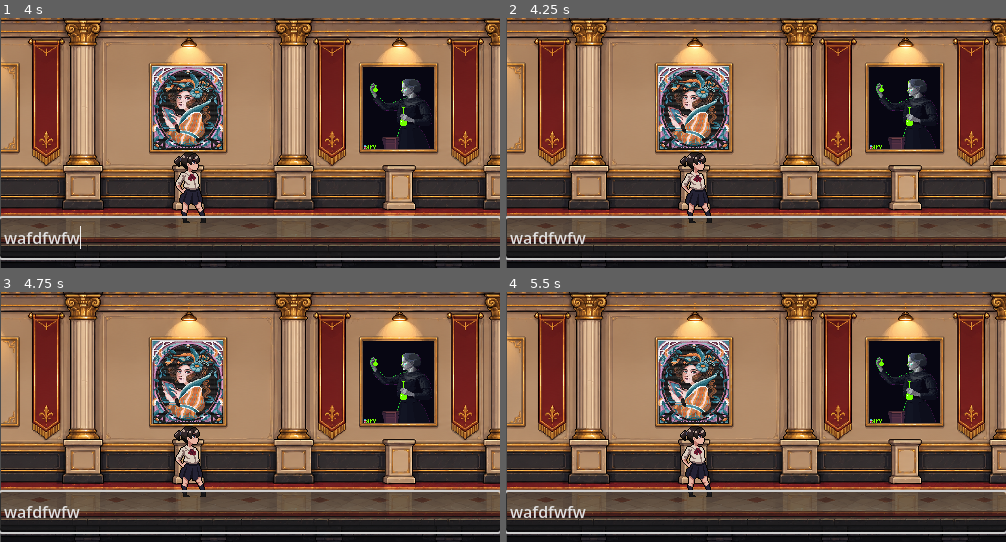
Above: before the commit, frames 1-4 (two rows, left to right).
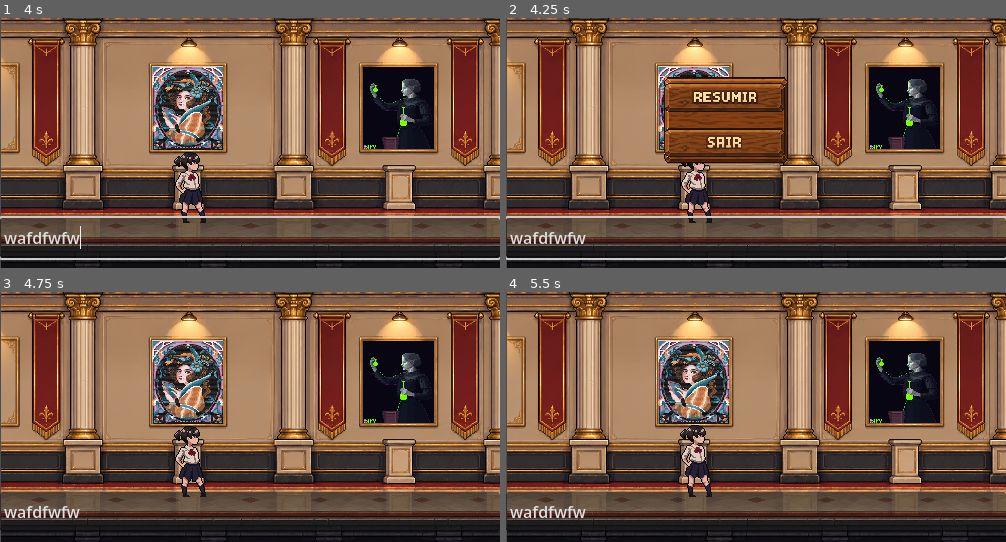
Above: after the commit, the same moments.

Repository: Angelogvr/Hackathon-SEDCITEC
Game: Godot game, scene res://cenas/Jogo.tscn
The game is run twice, just before and just after one commit, with the same random seed, the same clock (stepped at 60 frames per second) and the same inputs.
Inputs (mouse positions are in pixels of both pictures, inside the frame that each line leads up to):
- Up to frame 1 (4 s): tap Enter at 0.5 s; hold F (interact) 0.53-1.28 s; hold D (move_right) 0.53-2.03 s; tap W (move_up) at 0.77, 1.52, 3.02, 3.77 s; tap F (interact) at 1.35, 2.85 s; hold A (move_left) 2.03-2.78 s; hold F (interact) 2.03-2.78 s; hold D (move_right) from 2.78 s (still down); hold F (interact) from 3.53 s (still down)
- Up to frame 2 (4.25 s): keep holding D (move_right); keep holding F (interact); tap Escape (pause, bound only after the commit) at 4.15 s
- Up to frame 3 (4.75 s): release D (move_right) at 4.25 s; release F (interact) at 4.25 s; click (220, 372) at 4.27 s
- Up to frame 4 (5.5 s): hold A (move_left) from 5.03 s (still down); tap F (interact) at 5.1 s; tap W (move_up) at 5.27 s

Frame 1 is identical in both runs. In frame 2, 8.5% of the frame differs, in the area x 31-57%, y 23-76%; in frame 3, 1.6%; in frame 4, 1.9%.

Commit message:
esc botao

Diff:
--- a/cenas/Jogo.tscn
+++ b/cenas/Jogo.tscn
@@ -1,12 +1,31 @@
 [gd_scene format=3 uid="uid://bls2nwi65cm7k"]
 
-[ext_resource type="Texture2D" uid="uid://c57dio1l5cft7" path="res://Sprites/spr_cenario.png" id="1_ex3y1"]
-[ext_resource type="Texture2D" uid="uid://x31p0a6w5gh4" path="res://Sprites/lynn.jpeg" id="2_3cynk"]
+[ext_resource type="Texture2D" uid="uid://c57dio1l5cft7" path="res://sprites/spr_cenario.png" id="1_ex3y1"]
+[ext_resource type="Texture2D" uid="uid://x31p0a6w5gh4" path="res://sprites/lynn.jpeg" id="2_3cynk"]
 [ext_resource type="PackedScene" uid="uid://uvmflm2scmx3" path="res://entidades/mulher.tscn" id="2_ex3y1"]
-[ext_resource type="Texture2D" uid="uid://cyixhwua3041a" path="res://Sprites/marieu.png" id="3_3cynk"]
-[ext_resource type="Texture2D" uid="uid://dpap03umrqtj2" path="res://Sprites/ada.png" id="4_4budo"]
+[ext_resource type="Texture2D" uid="uid://cyixhwua3041a" path="res://sprites/marieu.png" id="3_3cynk"]
+[ext_resource type="Texture2D" uid="uid://dpap03umrqtj2" path="res://sprites/ada.png" id="4_4budo"]
 [ext_resource type="PackedScene" uid="uid://c6e8gefihjl6w" path="res://entidades/camera.tscn" id="5_3cynk"]
 [ext_resource type="PackedScene" uid="uid://kpyrhnjd2dmb" path="res://entidades/player.tscn" id="5_thifo"]
+[ext_resource type="PackedScene" uid="uid://c75cuatlea35f" path="res://entidades/pause_menu.tscn" id="9_2yyff"]
+
+[sub_resource type="GDScript" id="GDScript_0b3n2"]
+script/source = "extends Node2D
+@onready var pause_menu: Control = $CanvasLayer/pause_menu
+
+
+# Called when the node enters the scene tree for the first time.
+func _ready() -> void:
+	pause_menu.hide()
+
+
+# Called every frame. 'delta' is the elapsed time since the previous frame.
+#func _process(delta: float) -> void:
+	#if Input.is_action_just_pressed(\"pause\"):
+		#print(\"oi22\")
+		#get_tree().paused = true
+		#pause_menu.show()
+"
 
 [sub_resource type="RectangleShape2D" id="RectangleShape2D_0e48y"]
 size = Vector2(1005.5, 67.5)
@@ -16,6 +35,8 @@
 b = Vector2(123, -25)
 
 [node name="Game" type="Node2D" unique_id=1184867715]
+process_mode = 1
+script = SubResource("GDScript_0b3n2")
 
 [node name="Background" type="Node2D" parent="." unique_id=1181801678]
 
@@ -82,3 +103,12 @@
 
 [node name="Camera" parent="." unique_id=1173946392 instance=ExtResource("5_3cynk")]
 position = Vector2(248, 124)
+
+[node name="CanvasLayer" type="CanvasLayer" parent="." unique_id=1649622255]
+
+[node name="pause_menu" parent="CanvasLayer" unique_id=1377178930 instance=ExtResource("9_2yyff")]
+process_mode = 3
+offset_left = 151.0
+offset_top = 57.0
+offset_right = 151.0
+offset_bottom = 57.0
--- a/entidades/camera.tscn
+++ b/entidades/camera.tscn
@@ -3,6 +3,7 @@
 [ext_resource type="Script" uid="uid://ba2wyix5mirdd" path="res://scripts/camera.gd" id="1_6p5s1"]
 
 [node name="Camera" type="Camera2D" unique_id=1173946392]
+process_mode = 3
 limit_left = 0
 limit_right = 998
 limit_bottom = 200
--- /dev/null
+++ b/entidades/pause_menu.tscn
@@ -0,0 +1,45 @@
+[gd_scene format=3 uid="uid://c75cuatlea35f"]
+
+[ext_resource type="Script" uid="uid://dxgmjb5p3aj74" path="res://scripts/pause_menu.gd" id="1_i0ga5"]
+[ext_resource type="Texture2D" uid="uid://b62lrqu1oitdk" path="res://sprites/Buttons/container_pixel_art_fundo_transparente.png" id="2_gy246"]
+[ext_resource type="Texture2D" uid="uid://ca6lyejg7jqma" path="res://sprites/Buttons/RESUMIR_normal_transparente.png" id="2_lbo4h"]
+[ext_resource type="Texture2D" uid="uid://bnvsj5k0anp16" path="res://sprites/Buttons/RESUMIR_hover_transparente.png" id="3_gy246"]
+[ext_resource type="Texture2D" uid="uid://dmmho7loropep" path="res://sprites/Buttons/SAIR_normal_transparente.png" id="4_fxc1p"]
+[ext_resource type="Texture2D" uid="uid://c1oo1o6a0vj80" path="res://sprites/Buttons/SAIR_hover_transparente.png" id="5_4mfpr"]
+
+[node name="pause_menu" type="Control" unique_id=1377178930]
+process_mode = 2
+layout_mode = 3
+anchors_preset = 15
+anchor_right = 1.0
+anchor_bottom = 1.0
+grow_horizontal = 2
+grow_vertical = 2
+script = ExtResource("1_i0ga5")
+
+[node name="ContainerPixelArtFundoTransparente" type="Sprite2D" parent="." unique_id=1372010142]
+position = Vector2(69, 46)
+scale = Vector2(0.09185083, 0.102009594)
+texture = ExtResource("2_gy246")
+
+[node name="MarginContainer" type="MarginContainer" parent="." unique_id=1303441563]
+layout_mode = 0
+offset_right = 40.0
+offset_bottom = 40.0
+scale = Vector2(0.062244207, 0.062244207)
+
+[node name="VBoxContainer" type="VBoxContainer" parent="MarginContainer" unique_id=100617973]
+layout_mode = 2
+
+[node name="Resume" type="TextureButton" parent="MarginContainer/VBoxContainer" unique_id=1000451137]
+layout_mode = 2
+texture_normal = ExtResource("2_lbo4h")
+texture_hover = ExtResource("3_gy246")
+
+[node name="Quit" type="TextureButton" parent="MarginContainer/VBoxContainer" unique_id=2014305271]
+layout_mode = 2
+texture_normal = ExtResource("4_fxc1p")
+texture_hover = ExtResource("5_4mfpr")
+
+[connection signal="pressed" from="MarginContainer/VBoxContainer/Resume" to="." method="_on_resume_pressed"]
+[connection signal="pressed" from="MarginContainer/VBoxContainer/Quit" to="." method="_on_quit_pressed"]
--- a/project.godot
+++ b/project.godot
@@ -25,6 +25,7 @@
 [global_group]
 
 Player=""
+Game=""
 
 [input]
 
@@ -58,6 +59,11 @@
 "events": [Object(InputEventKey,"resource_local_to_scene":false,"resource_name":"","device":-1,"window_id":0,"alt_press …(192 unchanged characters)…
 ]
 }
+pause={
+"deadzone": 0.2,
+"events": [Object(InputEventKey,"resource_local_to_scene":false,"resource_name":"","device":-1,"window_id":0,"alt_pressed":false,"shift_pressed":false,"ctrl_pressed":false,"meta_pressed":false,"pressed":false,"keycode":0,"physical_keycode":4194305,"key_label":0,"unicode":0,"location":0,"echo":false,"script":null)
+]
+}
 
 [physics]
 
--- /dev/null
+++ b/scripts/pause_menu.gd
@@ -0,0 +1,29 @@
+extends Control
+var paused = false
+@onready var pause_menu: Control = $"."
+@onready var resume: TextureButton = $MarginContainer/VBoxContainer/Resume
+@onready var quit: TextureButton = $MarginContainer/VBoxContainer/Quit
+
+# Called when the node enters the scene tree for the first time.
+func _ready() -> void:
+	pass # Replace with function body.
+
+
+# Called every frame. 'delta' is the elapsed time since the previous frame.
+func _process(delta: float) -> void:
+	if Input.is_action_just_pressed("pause"):
+		pause()
+
+func pause():
+	if paused:
+		pause_menu.hide()
+		get_tree().paused = false
+	else:
+		pause_menu.show()
+		get_tree().paused = true
+	paused = !paused
+
+func _on_resume_pressed() -> void:
+	pause()
+func _on_quit_pressed() -> void:
+	get_tree().quit()
Not shown, changed: Sprites/Personagem/2 - Holly/Aerial_swing (64 x 64).png.import
Not shown, changed: Sprites/Personagem/2 - Holly/Blink (32 x 32).png.import
Not shown, changed: Sprites/Personagem/2 - Holly/Ducking (32 x 32).png.import
Not shown, changed: Sprites/Personagem/2 - Holly/Falling (32 x 32).png.import
Not shown, changed: Sprites/Personagem/2 - Holly/Ground_smash (64 x 48).png.import
Not shown, changed: Sprites/Personagem/2 - Holly/Hurt (32 x 32).png.import
Not shown, changed: Sprites/Personagem/2 - Holly/Idle (32 x 32).png.import
Not shown, changed: Sprites/Personagem/2 - Holly/Jump (32 x 32).png.import
Not shown, changed: Sprites/Personagem/2 - Holly/Running (32 x 32).png.import
Not shown, changed: Sprites/caixa.png.import
Not shown, changed: Sprites/lynn.jpeg.import
Not shown, added: scripts/pause_menu.gd.uid
(and 36 more such lines)
